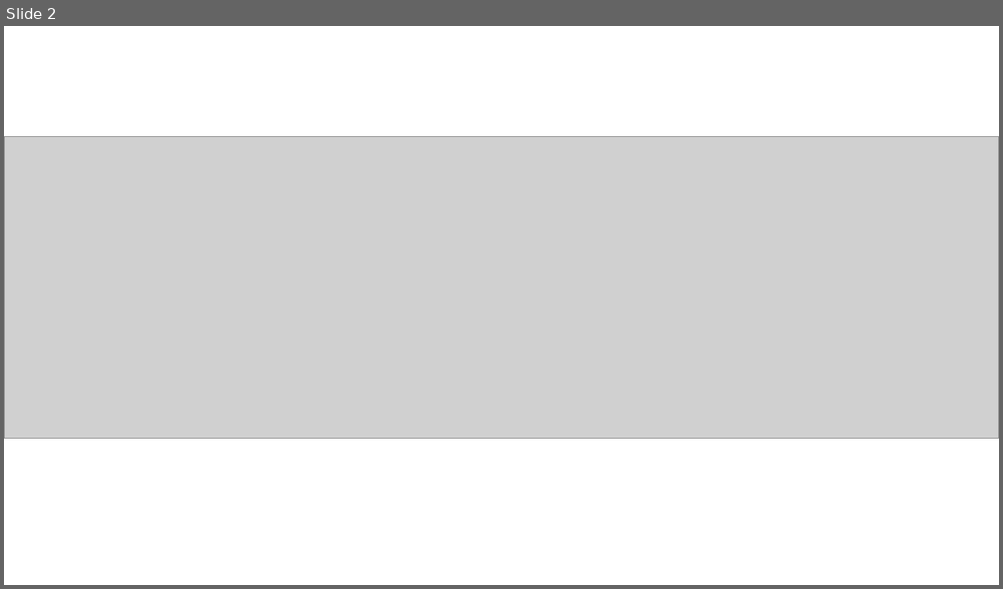
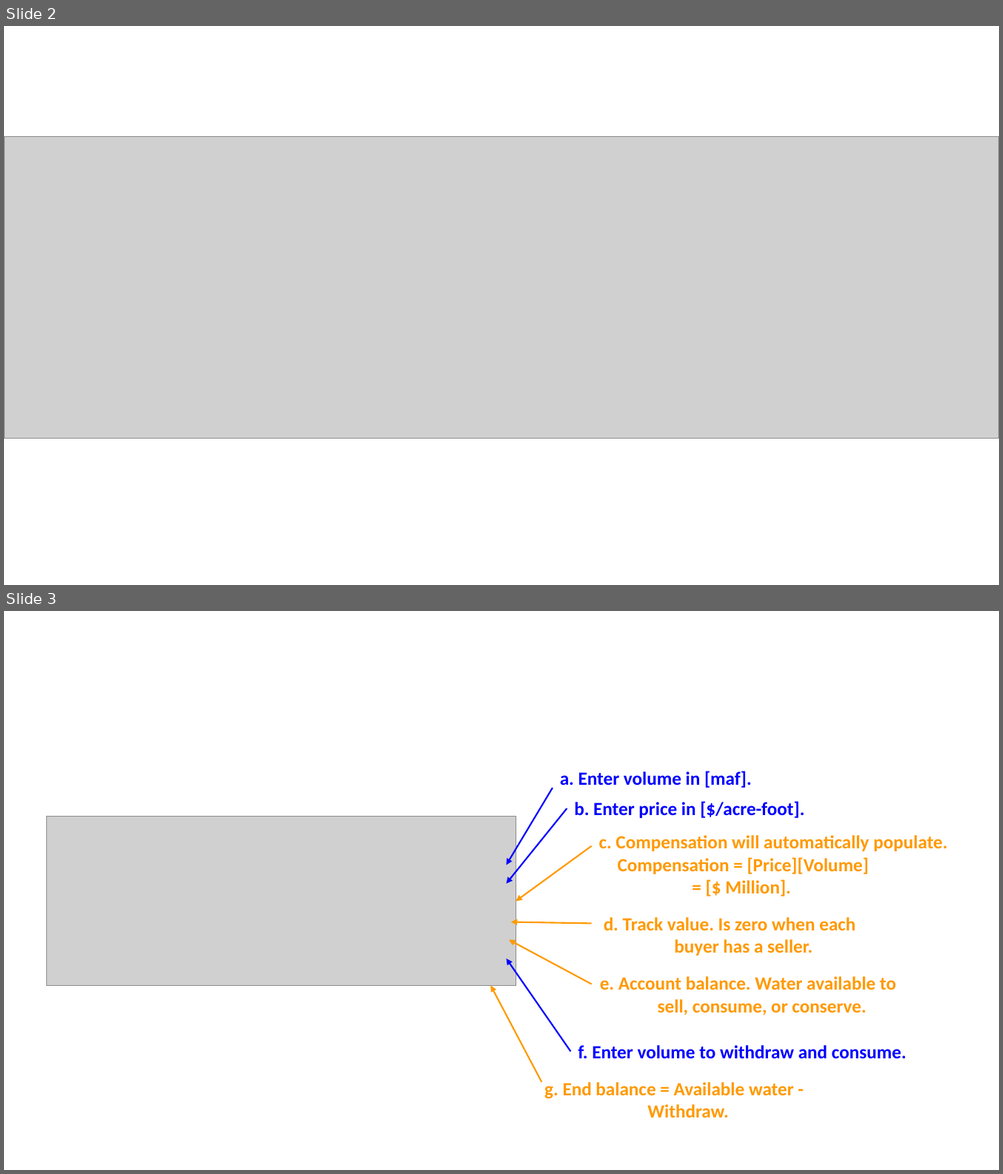
Before and after one commit to dzeke/ColoradoRiverCollaborate, a slide deck: LakeMeadWaterBankDivideInflow/ModelGuide/ModelGuideSlides.pptx. Shown one above the other, each under a label of ours: slide 2 before the commit, slides 2 and 3 after it. The pictures are 1003x589 and 1003x1174 pixels, drawn with LibreOffice and Linux fonts; fonts in the diff are those of the drawing; grey boxes stand for pictures. Boxes give left, top, right and bottom in pixels: in the first picture for what was removed or moved away, otherwise in the second. Text is boxed around its words. In the diff, an @@ line names an element or a change of style, - is before the commit and + after.

```diff
--- a/LakeMeadWaterBankDivideInflow/ModelGuide/ModelGuideSlides.pptx
+++ b/LakeMeadWaterBankDivideInflow/ModelGuide/ModelGuideSlides.pptx
@@ slide 3 added at (x1=4, y1=611, x2=999, y2=1170), background #FFFFFF @@
@@ arrow added from (552, 788) to (506, 866), #0000FF 1.5 pt @@
@@ text added at (x1=560, y1=771, x2=751, y2=788), 18 pt, text #0000FF, bold @@
+a. Enter volume in [maf].
@@ arrow added from (566, 809) to (506, 884), #0000FF 1.5 pt @@
@@ text added at (x1=574, y1=801, x2=804, y2=818), 18 pt, text #0000FF, bold @@
+b. Enter price in [$/acre-foot].
@@ picture added at (x1=46, y1=817, x2=516, y2=986) @@
@@ arrow added from (591, 846) to (516, 901), #FF9900 1.5 pt @@
@@ text added at (x1=599, y1=835, x2=947, y2=897), 18 pt, text #FF9900, bold @@
+c. Compensation will automatically populate.
+Compensation = [Price][Volume]
+= [$ Million].
@@ text added at (x1=603, y1=917, x2=855, y2=956), 18 pt, text #FF9900, bold @@
+d. Track value. Is zero when each buyer has a seller.
@@ arrow added from (591, 985) to (509, 940), #FF9900 1.5 pt @@
@@ arrow added from (591, 923) to (511, 922), #FF9900 1.5 pt @@
@@ arrow added from (570, 1052) to (506, 959), #0000FF 1.5 pt @@
@@ arrow added from (542, 1082) to (490, 985), #FF9900 1.5 pt @@
@@ text added at (x1=600, y1=977, x2=896, y2=1016), 18 pt, text #FF9900, bold @@
+e. Account balance. Water available to sell, consume, or conserve.
@@ text added at (x1=578, y1=1045, x2=906, y2=1059), 18 pt, text #0000FF, bold @@
+f. Enter volume to withdraw and consume.
@@ text added at (x1=544, y1=1082, x2=794, y2=1118), 18 pt, text #FF9900, bold @@
+g. End balance = Available water - Withdraw.
```
Also in this commit, not shown: 4 other files.
